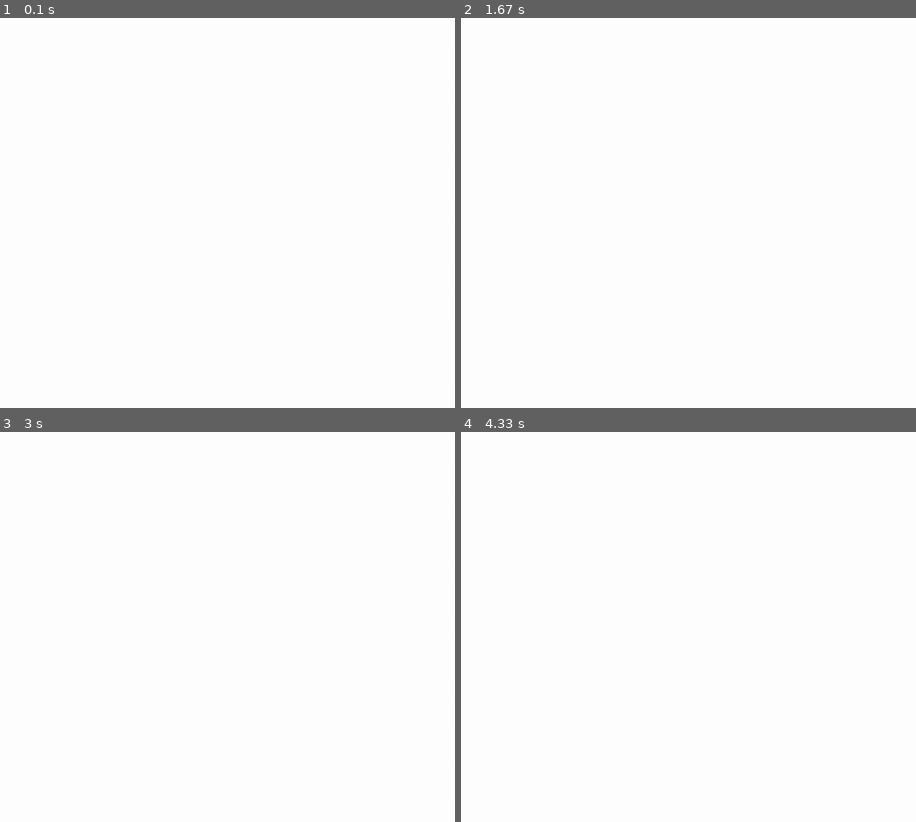
Above: before the commit, frames 1-4 (two rows, left to right).
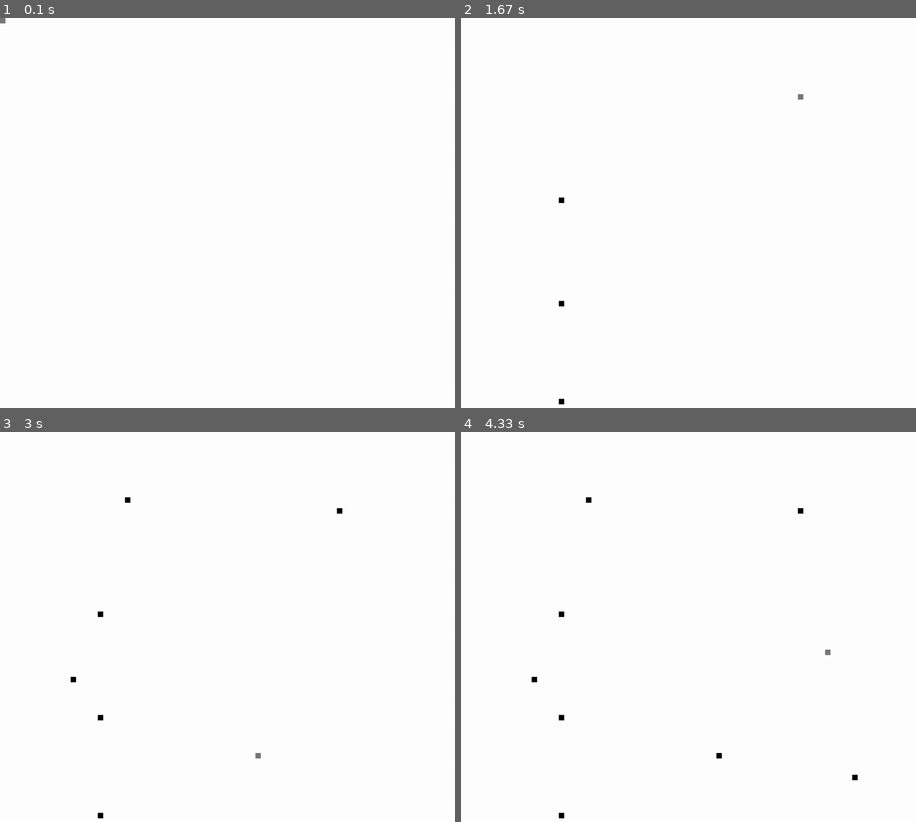
Above: after the commit, the same moments.

Repository: PadjokeJ/ConwayPygame
Game: pygame game, started from conway.py
Same seed, same stepped clock (60 frames per second), same inputs: the game is played once before the commit and once after it.
Inputs (mouse positions are in pixels of both pictures, inside the frame that each line leads up to):
- Up to frame 1 (0.1 s): no input
- Up to frame 2 (1.67 s): hold Space 0.33-0.8 s; hold Right 0.33-0.8 s; move the mouse to (702, 302) at 0.37 s; press the mouse at (561, 201) at 0.87 s; move the mouse to (561, 298) at 0.97 s; release the mouse at (561, 400) at 1.1 s; hold Right 1.17-1.63 s; click (797, 96) at 1.25 s
- Up to frame 3 (3 s): hold Right 1.67-2.13 s; click (122, 502) at 1.75 s; hold Right 2.17-2.8 s; click (72, 677) at 2.25 s; hold Right from 2.83 s (still down); click (259, 755) at 2.92 s
- Up to frame 4 (4.33 s): release Right at 3.3 s; hold Right 3.33-3.8 s; click (856, 775) at 3.42 s; hold Right from 3.83 s (still down); click (825, 654) at 3.92 s

The runs differ from the first frame. In frame 1, less than 0.1% of the frame differs, in the area x 0-2%, y 0-2%; in frame 2, less than 0.1%; in frame 3, 0.1%; in frame 4, 0.2%, in the area x 15-88%, y 16-100%.

Commit message:
click logic

Diff:
--- a/conway.py
+++ b/conway.py
@@ -1,5 +1,8 @@
 import pygame
+import math
 from copy import copy
+from rendering import render
+from screenUpdater import updateScreen
 
 # --init--
 scr = (width, height) = (960, 960)
@@ -7,7 +10,7 @@
 game = True
 clock = pygame.time.Clock()
 
-gridSize = (10, 10)
+gridSize = (96, 96)
 cells = {}
 neighbors = (
     (-1, 1),
@@ -19,6 +22,7 @@
     (1, 0),
     (1, -1)
     )
+pixSize = (scr[0] / gridSize[0], scr[1] / gridSize[1])
 
 def initGrid():
     newCells = {}
@@ -26,53 +30,36 @@
         newCells[i] = [copy(False) for i in range(gridSize[1])]
     return newCells
 
-def checkNeighbors(c):
-    deltaCells = c
-    for i in range(gridSize[1] - 2):
-        for j in range(gridSize[0] - 2):
-            c_x = i + 1
-            c_y = j + 1
-            aliveNeighbors = 0
-            for n in range(8):
-                x = neighbors[n][0]
-                y = neighbors[n][1]
-                cell = c[c_x + x][c_y + y]
-                if cell:
-                    aliveNeighbors += 1
-            #check if cell is dead
-            if c[c_x][c_y] == False:
-                if aliveNeighbors == 3:
-                    deltaCells[c_x][c_y] = True
-            else:
-                if aliveNeighbors <= 1:
-                    deltaCells[c_x][c_y] = False
-                if aliveNeighbors >= 4:
-                    deltaCells[c_x][c_y] = False
-    return deltaCells
-
-def render(c, _gridSize, _scr, _screen):
-    pixWidth = _scr[0] / _gridSize[0]
-    pixHeight = _scr[1] / _gridSize[1]
-    for i in range(gridSize[0]):
-        for j in range(gridSize[1]):
-            if(c[i][j]):
-                p = pygame.Rect(i * pixWidth, j * pixHeight, pixWidth, pixHeight)
-                pygame.draw.rect(_screen, (0, 0, 0), p)
 # -- pre launch --
 cells = initGrid()
+paused = True
+ticker = 0
 # -- loop --
 while game:
     # -- general init --
     clock.tick(60)
 
-    cells = checkNeighbors(cells)
-
+    if paused == False:
+        ticker += 1
+        if ticker >= 6:
+            cells = updateScreen(cells, gridSize, neighbors)
+            ticker = 0
     # -- Inputs --
+    pixSel = (math.floor(pygame.mouse.get_pos()[0] / pixSize[0]), math.floor(pygame.mouse.get_pos()[1] / pixSize[1]))
     for event in pygame.event.get():
         if event.type == pygame.QUIT:
             game = False
             break
+        if event.type == pygame.KEYDOWN:
+            if event.key == pygame.K_SPACE:
+                paused = not paused
+            if event.key == pygame.K_RIGHT:
+                cells = updateScreen(cells, gridSize, neighbors)
+        if pygame.mouse.get_pressed(num_buttons=3)[0] == True:
+            cells[pixSel[0]][pixSel[1]] = not cells[pixSel[0]][pixSel[1]]
     # -- Render logic --
+
     screen.fill((255, 255, 255))
     render(cells, gridSize, scr, screen)
+    pygame.draw.rect(screen, (120, 120, 120), (pixSel[0] * pixSize[0], pixSel[1] * pixSize[1], pixSize[0], pixSize[1]))
     pygame.display.flip()
--- /dev/null
+++ b/rendering.py
@@ -0,0 +1,9 @@
+import pygame
+def render(c, _gridSize, _scr, _screen):
+    pixWidth = _scr[0] / _gridSize[0]
+    pixHeight = _scr[1] / _gridSize[1]
+    for i in range(_gridSize[0]):
+        for j in range(_gridSize[1]):
+            if(c[i][j]):
+                p = pygame.Rect(i * pixWidth, j * pixHeight, pixWidth, pixHeight)
+                pygame.draw.rect(_screen, (0, 0, 0), p)
--- /dev/null
+++ b/screenUpdater.py
@@ -0,0 +1,27 @@
+
+def updateScreen(c, _gridSize, _neighbors):
+    deltaCells = c
+    for i in range(1, _gridSize[1] - 1):
+        if(i != 0 or i != _gridSize[1]):
+            for j in range(1, _gridSize[0] - 1):
+                if(j != 0 or j != _gridSize[0]):
+                    c_x = i
+                    c_y = j
+                    aliveNeighbors = 0
+                    for n in range(8):
+                        x = _neighbors[n][0]
+                        y = _neighbors[n][1]
+                        # print(c_x, x)
+                        cell = c[c_x + x][c_y + y]
+                        if cell:
+                            aliveNeighbors += 1
+                    #check if cell is dead
+                    if c[c_x][c_y] == False:
+                        if aliveNeighbors == 3:
+                            deltaCells[c_x][c_y] = True
+                        else:
+                            if aliveNeighbors <= 1:
+                                deltaCells[c_x][c_y] = False
+                            if aliveNeighbors >= 4:
+                                deltaCells[c_x][c_y] = False
+    return deltaCells
